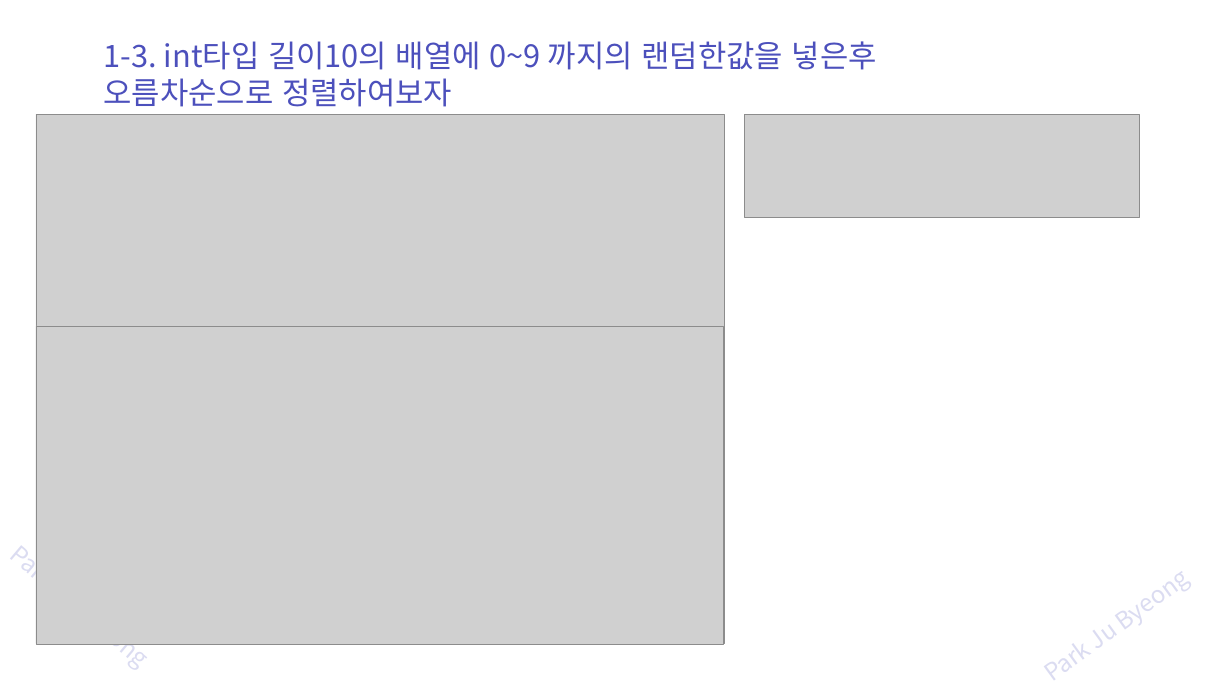
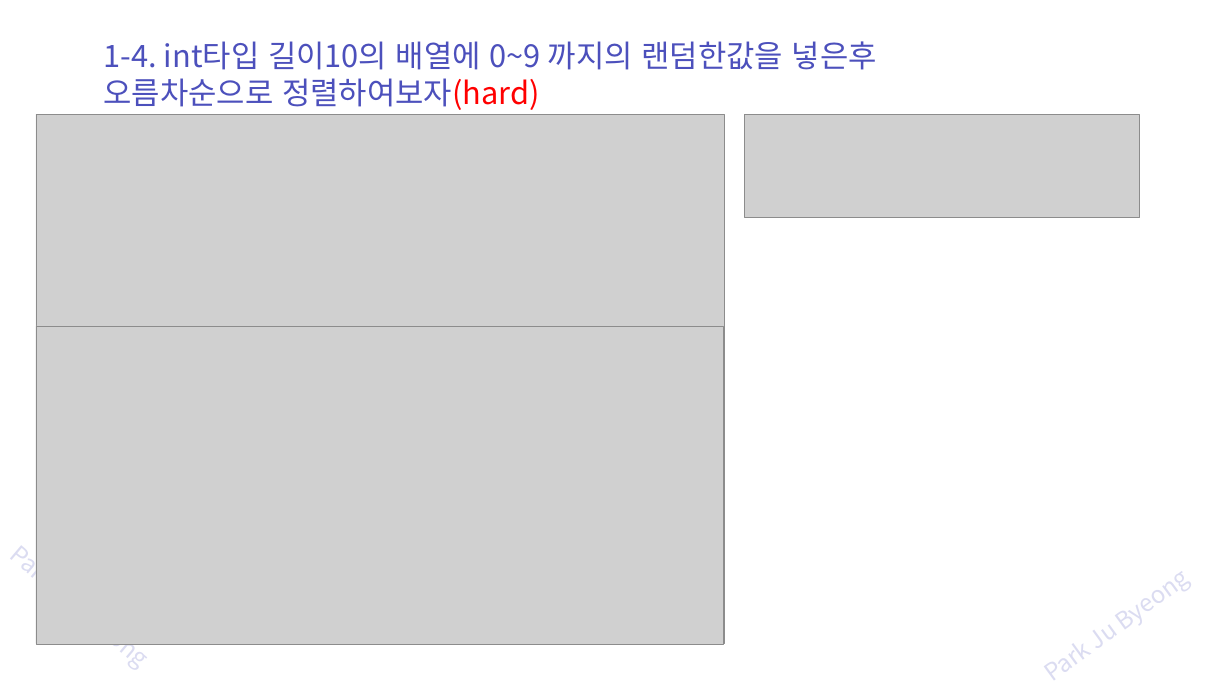
Before and after one commit to zest132/JavaLecture, a slide deck: slide 35 of JavaLecture/LectureFile/java 5강 배열.pptx (slide 24 before the commit). Drawn at 1232x693 pixels with LibreOffice and Linux fonts; fonts in the diff are those of the drawing; grey boxes stand for pictures. Boxes give left, top, right and bottom in pixels: in the first picture for what was removed or moved away, otherwise in the second. Text is boxed around its words. In the diff, an @@ line names an element or a change of style, - is before the commit and + after.

```diff
--- a/JavaLecture/LectureFile/java 5강 배열.pptx
+++ b/JavaLecture/LectureFile/java 5강 배열.pptx
@@ text at (x1=104, y1=41, x2=877, y2=110): text changed @@
-1-3. int타입 길이10의 배열에 0~9 까지의 랜덤한값을 넣은후
-오름차순으로 정렬하여보자
+1-4. int타입 길이10의 배열에 0~9 까지의 랜덤한값을 넣은후
+오름차순으로 정렬하여보자(hard)
```
Also in this commit, not shown: 19 other slides changed, 13 slides added, 1 slide removed, 1 other file.
